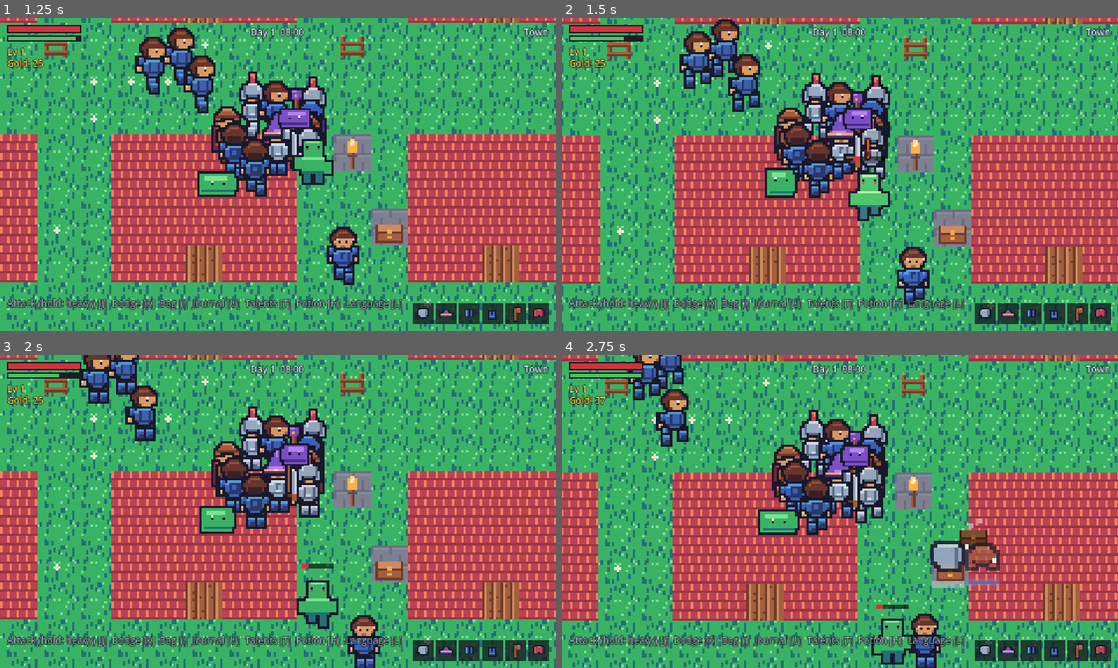
Above: before the commit, frames 1-4 (two rows, left to right).
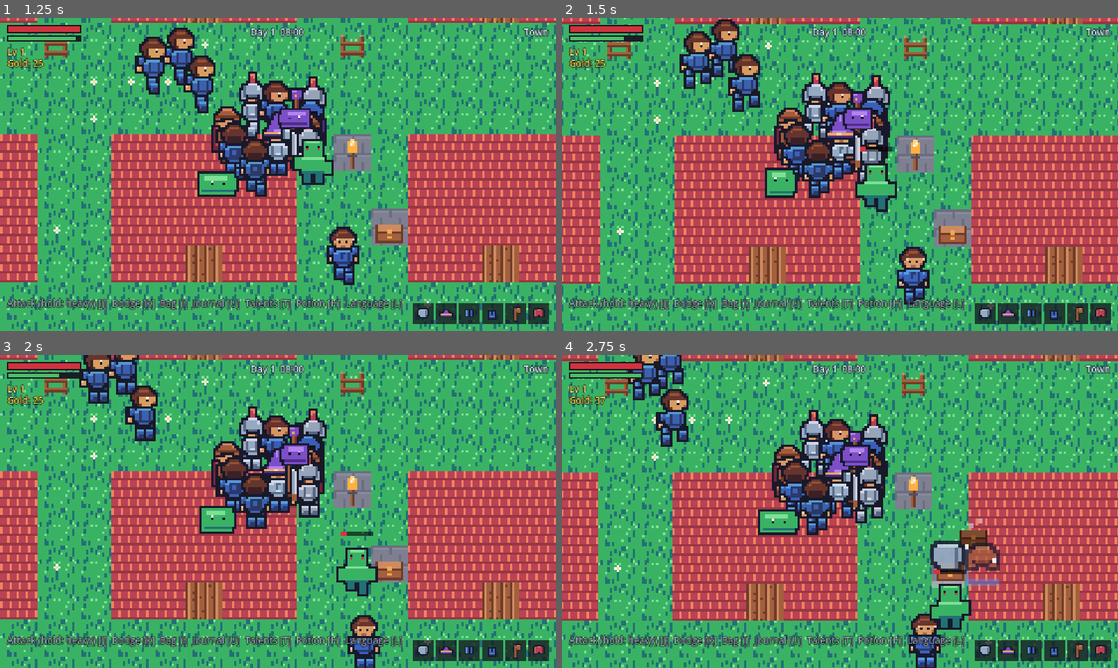
Above: after the commit, the same moments.

Repository: amirrezahadipoor/2D-RPG
Game: Godot game, scene res://tools/screenshot.tscn
Two runs of this game, one before a commit and one after it. Both use one fixed random seed, a clock stepped at 60 frames per second and the inputs below. This scene is started directly instead of the project's main scene.
Inputs:
- Up to frame 1 (1.25 s): hold D (move_right) from 0.53 s (still down); hold J (attack) from 0.53 s (still down)
- Up to frame 2 (1.5 s): release D (move_right) at 1.28 s; release J (attack) at 1.28 s; hold S (move_down) from 1.28 s (still down); tap J (attack) at 1.35 s
- Up to frame 3 (2 s): keep holding S (move_down)
- Up to frame 4 (2.75 s): release S (move_down) at 2.03 s; hold D (move_right) from 2.03 s (still down); hold K (dodge) from 2.03 s (still down); tap J (attack) at 2.3 s

Frame 1 is identical in both runs. In frame 2, 1.0% of the frame differs, in the area x 51-61%, y 38-65%; in frame 3, 1.1%, in the area x 53-68%, y 56-88%; in frame 4, 1.0%.

Commit message:
balance: deep pass - growth curves, xp 1.3, level-scaled shop, potion math, BALANCE.md (verify 232)

Diff:
--- a/src/autoload/stats.gd
+++ b/src/autoload/stats.gd
@@ -122,7 +122,7 @@
 	while xp >= xp_next:
 		xp -= xp_next
 		level += 1
-		xp_next = int(100.0 * pow(level, 1.5))
+		xp_next = int(100.0 * pow(level, 1.3))
 		max_hp += 5
 		hp = max_hp
 		talent_points += 1
--- a/src/data/consumables.gd
+++ b/src/data/consumables.gd
@@ -2,8 +2,8 @@
 class_name Consumables
 
 const ITEMS := {
-	"health_potion":         {"heal_pct": 0.35, "stamina_pct": 0.0},
-	"greater_health_potion": {"heal_pct": 0.75, "stamina_pct": 0.0},
+	"health_potion":         {"heal_pct": 0.45, "stamina_pct": 0.0},
+	"greater_health_potion": {"heal_pct": 0.8, "stamina_pct": 0.0},
 	"stamina_potion":        {"heal_pct": 0.0,  "stamina_pct": 1.0},
 }
 
--- a/src/data/enemies.gd
+++ b/src/data/enemies.gd
@@ -13,7 +13,7 @@
 	             "detect": 80,  "attack_range": 16, "attack_cd": 1.2, "scale": 1.0},
 	"orc":      {"hp": 60,  "damage": 12, "speed": 30, "xp": 40,  "gold": 25,
 	             "detect": 75,  "attack_range": 18, "attack_cd": 1.5, "scale": 1.2},
-	"demon":    {"hp": 90,  "damage": 16, "speed": 42, "xp": 70,  "gold": 45,
+	"demon":    {"hp": 78,  "damage": 16, "speed": 42, "xp": 70,  "gold": 45,
 	             "detect": 100, "attack_range": 16, "attack_cd": 1.0, "scale": 1.2},
 	"dragon":   {"hp": 260, "damage": 26, "speed": 36, "xp": 250, "gold": 200,
 	             "detect": 130, "attack_range": 24, "attack_cd": 1.6, "scale": 1.6},
@@ -34,13 +34,18 @@
 
 static func stats_for(type: String, level: int) -> Dictionary:
 	var base: Dictionary = TYPES.get(type, TYPES["slime"])
-	var mult := 1.0 + 0.22 * float(level - 1)
+	# separate curves on purpose: health grows slower than hero damage so
+	# time-to-kill stays in the 2-8 hit band; xp/gold grow faster so deeper
+	# floors stay worth diving (see docs/BALANCE.md)
+	var hp_mult := 1.0 + 0.18 * float(level - 1)
+	var xp_mult := 1.0 + 0.25 * float(level - 1)
+	var gold_mult := 1.0 + 0.22 * float(level - 1)
 	return {
-		"hp": int(round(base["hp"] * mult)),
+		"hp": int(round(base["hp"] * hp_mult)),
 		"damage": int(round(base["damage"] * (1.0 + 0.15 * float(level - 1)))),
 		"speed": base["speed"],
-		"xp": int(round(base["xp"] * mult)),
-		"gold": int(round(base["gold"] * mult)),
+		"xp": int(round(base["xp"] * xp_mult)),
+		"gold": int(round(base["gold"] * gold_mult)),
 		"detect": base["detect"],
 		"attack_range": base["attack_range"],
 		"attack_cd": base["attack_cd"],
--- a/src/ui/dialogue.gd
+++ b/src/ui/dialogue.gd
@@ -149,14 +149,16 @@
 	_shop_sel = 0
 	var rng := RandomNumberGenerator.new()
 	rng.seed = npc.npc_index * 131 + Game.day() * 17
+	var lvl := maxi(1, Stats.level)
 	_shop_offers.append({"entry": {"id": "health_potion", "slot": "", "rarity": 0,
 		"prefix": "", "suffix": "", "dmg": 0, "armor": 0, "weight": 1, "qty": 1},
-		"price": 25, "sold": false})
+		"price": 25 + 8 * (lvl - 1), "sold": false})
 	_shop_offers.append({"entry": {"id": "greater_health_potion", "slot": "", "rarity": 0,
 		"prefix": "", "suffix": "", "dmg": 0, "armor": 0, "weight": 1, "qty": 1},
-		"price": 60, "sold": false})
+		"price": 60 + 16 * (lvl - 1), "sold": false})
 	var entry: Dictionary = Inventory.roll_entry(ItemGen.random_id(rng), 0.25)
-	_shop_offers.append({"entry": entry, "price": 40 * (int(entry["rarity"]) + 1), "sold": false})
+	_shop_offers.append({"entry": entry,
+		"price": 40 * (int(entry["rarity"]) + 1) + 15 * (lvl - 1), "sold": false})
 
 func _shop_text() -> String:
 	var lines := []
--- a/tests/verify.gd
+++ b/tests/verify.gd
@@ -33,6 +33,7 @@
 	_check_secrets()
 	await _check_ai()
 	await _check_combat_style()
+	_check_balance()
 
 	print("")
 	if _failures.is_empty():
@@ -1017,3 +1018,51 @@
 	Stats.reset_run()
 	dummy.queue_free()
 	await get_tree().physics_frame
+
+# -------------------------------------------------------- deep balance ------
+## The numbers are data, but the *relationships* between them are the game.
+## These checks pin the relationships so any future tweak stays honest.
+func _check_balance() -> void:
+	print("== deep balance ==")
+	var weapons := {1: "iron_sword", 3: "steel_blade", 5: "steel_blade",
+		7: "golden_sword", 9: "golden_sword"}
+	for L: int in [1, 3, 5, 7, 9]:
+		var w: Dictionary = WeaponDB.stats_for(weapons[L])
+		var hero_dmg := int(w["damage"]) + WeaponDB.attack_power(weapons[L]) + (L - 1)
+		var hero_hp := 40 + 5 * (L - 1)
+		var worst_hits := 0
+		var worst_type := ""
+		for type in ["slime", "goblin", "skeleton", "orc", "demon"]:
+			var st: Dictionary = EnemyDB.stats_for(type, L)
+			var hits := ceili(float(st["hp"]) / float(hero_dmg))
+			if hits > worst_hits:
+				worst_hits = hits
+				worst_type = type
+			_ok(hits >= 2 and hits <= 8,
+				"L%d %s dies in %d hits (band 2-8)" % [L, type, hits])
+			var survive := ceili(float(hero_hp) / float(st["damage"]))
+			_ok(survive >= 3, "L%d hero survives %d hits of %s (>=3)" % [L, survive, type])
+		_ok(worst_hits <= 8, "L%d worst case %s stays killable (%d hits)" % [L, worst_type, worst_hits])
+		# xp: a level should be ~one quest plus a dungeon sweep, not a grind
+		var xp_need := int(100.0 * pow(L, 1.3))
+		var quest_est := 27 * L + 54
+		var xp_tier := "goblin" if L <= 2 else ("skeleton" if L <= 4 else ("orc" if L <= 6 else "demon"))
+		var sk: Dictionary = EnemyDB.stats_for(xp_tier, L)
+		var kills := maxi(2, ceili(float(xp_need - quest_est) / float(sk["xp"])))
+		_ok(kills >= 2 and kills <= 16,
+			"L%d needs ~%d %s kills + a quest (band 2-16)" % [L, kills, xp_tier])
+	# potion math: one drink must out-heal two hits of a fair enemy
+	for L: int in [1, 5, 9]:
+		var hero_hp := 40 + 5 * (L - 1)
+		var st: Dictionary = EnemyDB.stats_for("skeleton", L)
+		var healed := int(round(0.45 * float(hero_hp)))
+		_ok(healed >= 2 * st["damage"], "L%d potion out-heals 2 skeleton hits (%d >= %d)"
+			% [L, healed, 2 * st["damage"]])
+	# economy: potions cost a few kills, not a farm session
+	for L: int in [1, 3, 5, 9]:
+		var tier := "goblin" if L <= 2 else ("skeleton" if L <= 4 else "orc")
+		var st: Dictionary = EnemyDB.stats_for(tier, L)
+		var price := 25 + 8 * (L - 1)
+		var per := float(price) / float(st["gold"])
+		_ok(per >= 1.2 and per <= 10.0,
+			"L%d potion costs %.1f kills of %s (band 1.2-10)" % [L, per, tier])
Not shown, changed: ROADMAP.md
Not shown, added: docs/BALANCE.md
